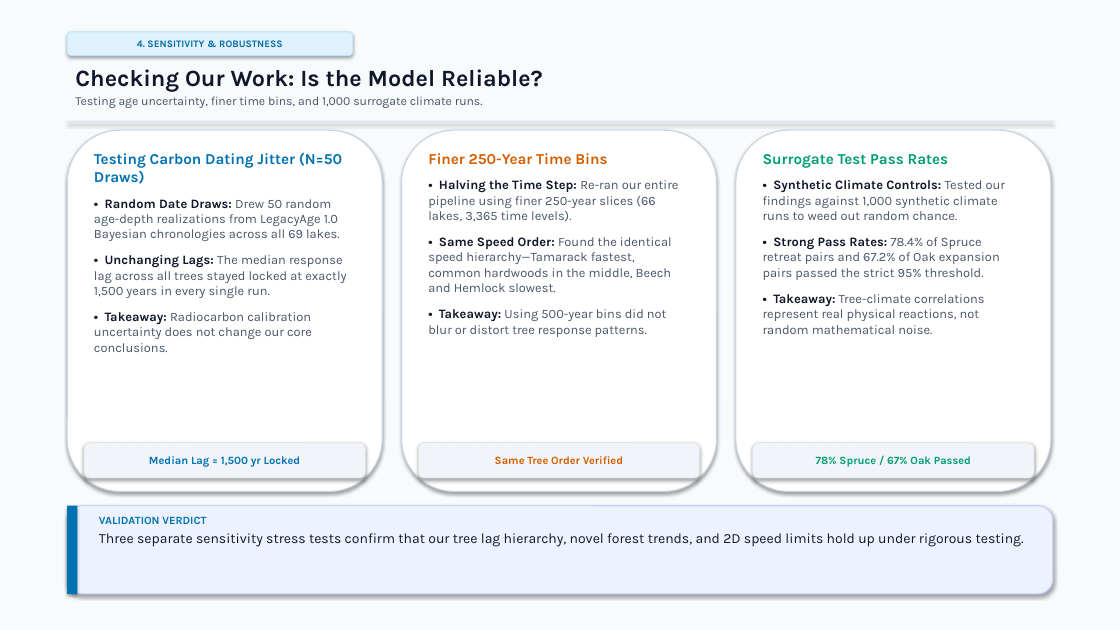
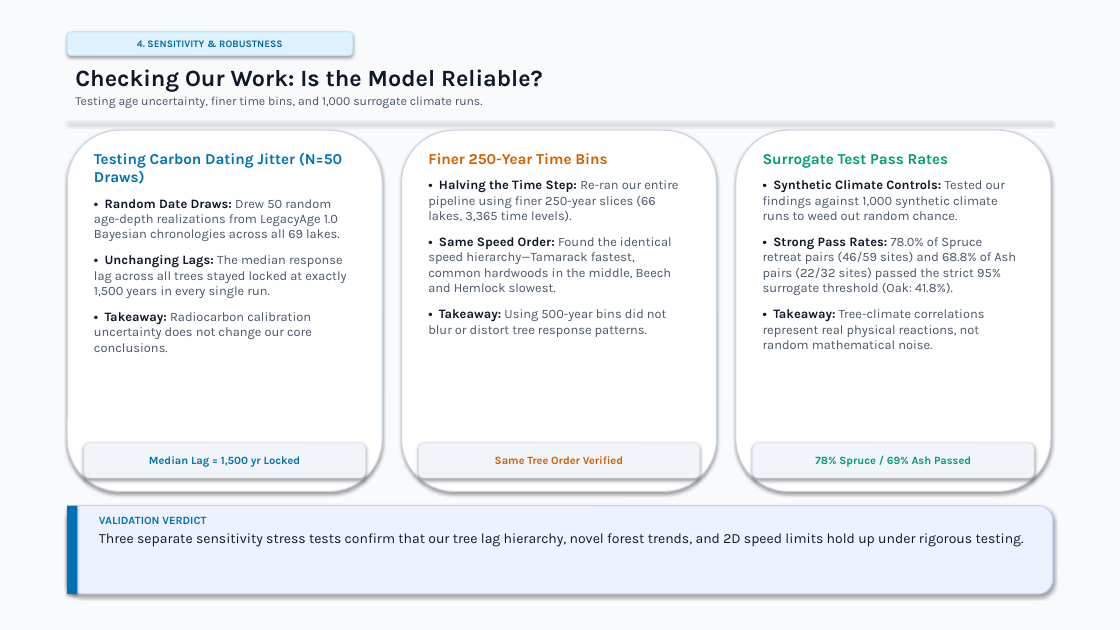
Before and after one commit to vivek-r-2000/EST-Project, a slide deck: slide 16 of TBD2_Final_Project_Presentation_unslopped.pptx. Drawn at 1120x630 pixels with LibreOffice and Linux fonts; fonts in the diff are those of the drawing. Boxes give left, top, right and bottom in pixels: in the first picture for what was removed or moved away, otherwise in the second. Text is boxed around its words. In the diff, an @@ line names an element or a change of style, - is before the commit and + after.

```diff
--- a/TBD2_Final_Project_Presentation_unslopped.pptx
+++ b/TBD2_Final_Project_Presentation_unslopped.pptx
@@ text at bbox=[763, 237, 1016, 295]: text changed @@
-• Strong Pass Rates: 78.4% of Spruce retreat pairs and 67.2% of Oak expansion pairs passed the strict 95% threshold.
+• Strong Pass Rates: 78.0% of Spruce retreat pairs (46/59 sites) and 68.8% of Ash pairs (22/32 sites) passed the strict 95% surrogate threshold (Oak: 41.8%).
@@ text in rounded rectangle at bbox=[815, 456, 971, 467]: text changed @@
-78% Spruce / 67% Oak Passed
+78% Spruce / 69% Ash Passed
```
Also in this commit, not shown: 8 other slides changed, 2 other files.
